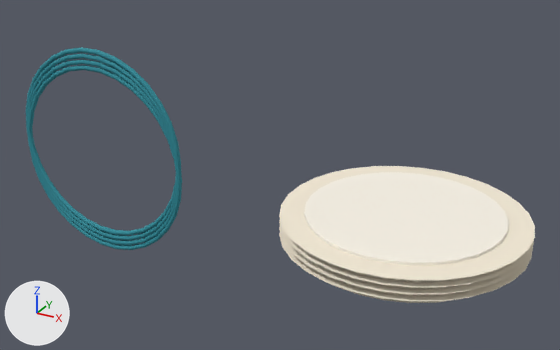
What one commit did to the glTF model public/models/shared_tool_plate_stack.glb.
Rendered twice from a 50 mm lens placed at (0.9, -2.67, 1.52), pointed at (-0.62, 0.11, 0.13). Every picture has the same lights, and +X, +Y and +Z are marked at lower left. The older version comes first. Where no turn or scale is listed for an object, it has been applied to the vertices.

The scene before the commit, as lines of its bpy script (objects in view):
```python
ob_mesh_0 = bpy.data.objects.new('Mesh_0', me_mesh_0)
ob_mesh_0.location = (0.0, 0.0, 0.022)
ob_mesh_10 = bpy.data.objects.new('Mesh_10', me_mesh_10)
ob_mesh_10.location = (0.0, 0.0, 0.134)
ob_mesh_11 = bpy.data.objects.new('Mesh_11', me_mesh_11)
ob_mesh_11.parent = ob_node_15
ob_mesh_11.location = (-1.571, 0.0, 0.045)
ob_mesh_2 = bpy.data.objects.new('Mesh_2', me_mesh_2)
ob_mesh_2.parent = ob_node_3
ob_mesh_2.location = (-1.571, 0.0, 0.045)
ob_mesh_3 = bpy.data.objects.new('Mesh_3', me_mesh_3)
ob_mesh_3.location = (0.0, 0.0, 0.05)
ob_mesh_5 = bpy.data.objects.new('Mesh_5', me_mesh_5)
ob_mesh_5.parent = ob_node_7
ob_mesh_5.location = (-1.571, 0.0, 0.045)
ob_mesh_6 = bpy.data.objects.new('Mesh_6', me_mesh_6)
ob_mesh_6.location = (0.0, 0.0, 0.078)
ob_mesh_8 = bpy.data.objects.new('Mesh_8', me_mesh_8)
ob_mesh_8.parent = ob_node_11
ob_mesh_8.location = (-1.571, 0.0, 0.045)
# also in view: 'Mesh_9' at (0.0, 0.0, 0.11)
```
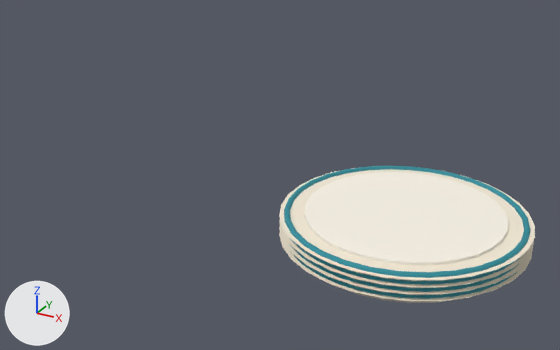
Boxes (x1, y1, x2, y2) around the edits, measured in the pictures (560 x 350 px):
'Mesh_11', moved, turned: before (26, 47, 181, 235); after (284, 166, 531, 278)
'Mesh_2', moved, turned (mostly hidden afterwards): before (28, 65, 182, 250); after (294, 255, 516, 299)
'Mesh_8', moved, turned: before (27, 53, 181, 240); after (290, 238, 520, 285)
'Mesh_5', moved, turned: before (28, 59, 182, 245); after (290, 245, 518, 292)
'Mesh_0', moved: (279, 233, 532, 303) in both
'Mesh_6', moved: before (279, 220, 534, 289); after (279, 220, 534, 288)
'Mesh_3', moved: before (279, 227, 533, 296); after (279, 227, 533, 295)

The change, as a list of edits to the scene's bpy script:
```text
Change ob_mesh_0:
    ob_mesh_0.location: (0.0, 0.0, 0.022) -> (0.0, 0.0, 0.023)
Change ob_mesh_2:
    ob_mesh_2.location: (-1.571, 0.0, 0.045) -> (0.0, 0.0, 0.045)
    ob_mesh_2.rotation_euler: (0.0, 0.0, 0.0) -> (-1.571, 0.0, 0.0)  # degrees (0, 0, 0) -> degrees (-90, 0, 0)
Change ob_mesh_3:
    ob_mesh_3.location: (0.0, 0.0, 0.05) -> (0.0, 0.0, 0.051)
Change ob_mesh_5:
    ob_mesh_5.location: (-1.571, 0.0, 0.045) -> (0.0, 0.0, 0.045)
    ob_mesh_5.rotation_euler: (0.0, 0.0, 0.0) -> (-1.571, 0.0, 0.0)  # degrees (0, 0, 0) -> degrees (-90, 0, 0)
Change ob_mesh_6:
    ob_mesh_6.location: (0.0, 0.0, 0.078) -> (0.0, 0.0, 0.079)
Change ob_mesh_8:
    ob_mesh_8.location: (-1.571, 0.0, 0.045) -> (0.0, 0.0, 0.045)
    ob_mesh_8.rotation_euler: (0.0, 0.0, 0.0) -> (-1.571, 0.0, 0.0)  # degrees (0, 0, 0) -> degrees (-90, 0, 0)
Change ob_mesh_11:
    ob_mesh_11.location: (-1.571, 0.0, 0.045) -> (0.0, 0.0, 0.045)
    ob_mesh_11.rotation_euler: (0.0, 0.0, 0.0) -> (-1.571, 0.0, 0.0)  # degrees (0, 0, 0) -> degrees (-90, 0, 0)
```
